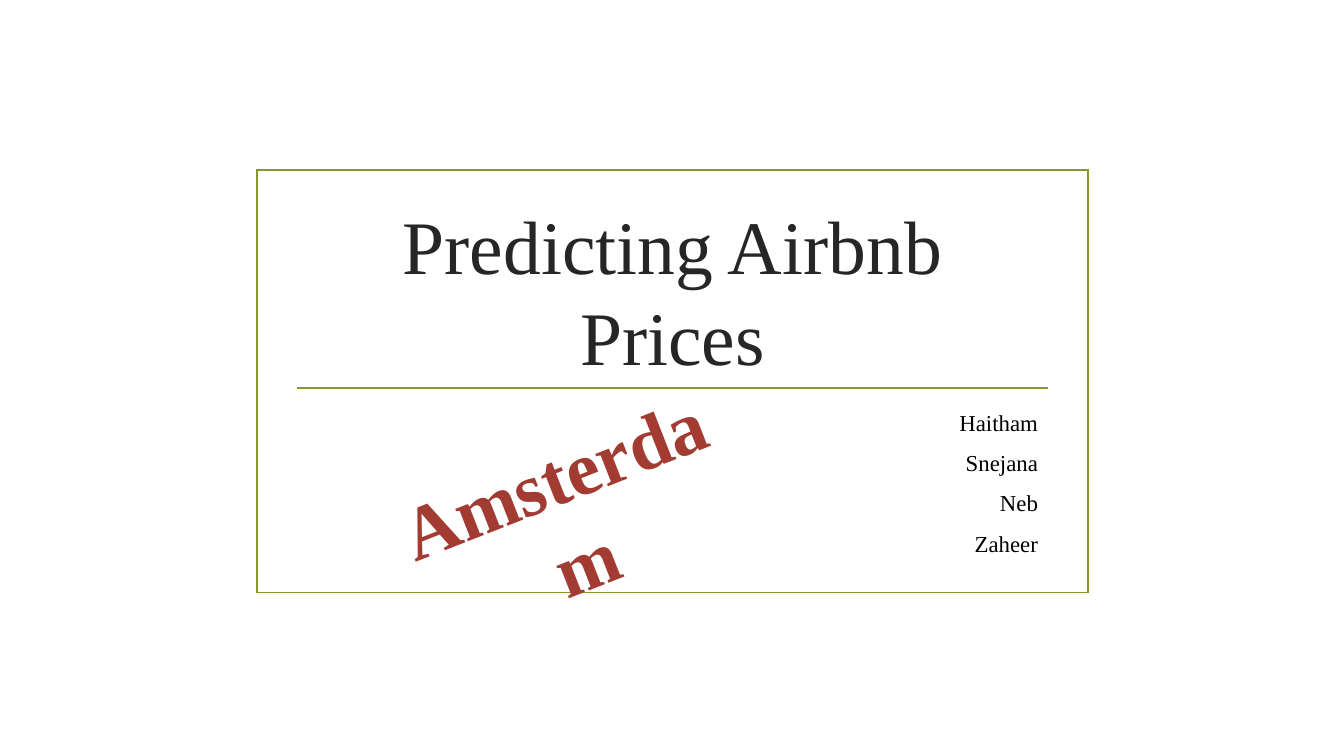
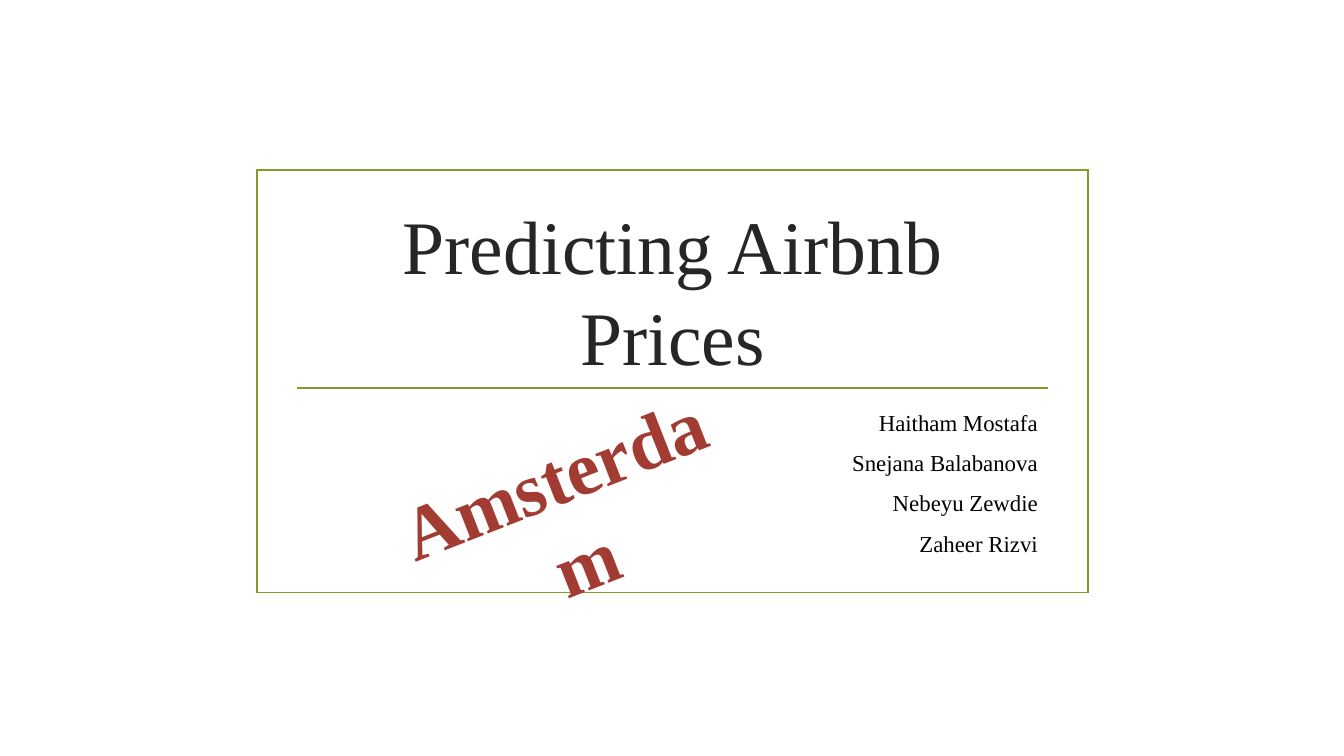
Before and after one commit to zhr47/Final_Project, a slide deck: slide 1 of Presentation1.pptx. Drawn at 1344x756 pixels with LibreOffice and Linux fonts; fonts in the diff are those of the drawing; background and template pictures are left out. Boxes give left, top, right and bottom in pixels: in the first picture for what was removed or moved away, otherwise in the second. Text is boxed around its words. In the diff, an @@ line names an element or a change of style, - is before the commit and + after.

```diff
--- a/Presentation1.pptx
+++ b/Presentation1.pptx
@@ subtitle at (852,415,1038,553): text changed @@
-Haitham
-Snejana
-Neb
-Zaheer
+Haitham Mostafa
+Snejana Balabanova
+Nebeyu Zewdie
+Zaheer Rizvi
```
Also in this commit, not shown: 1 other slide changed, 6 slides added, 1 slide removed, 7 other files.
